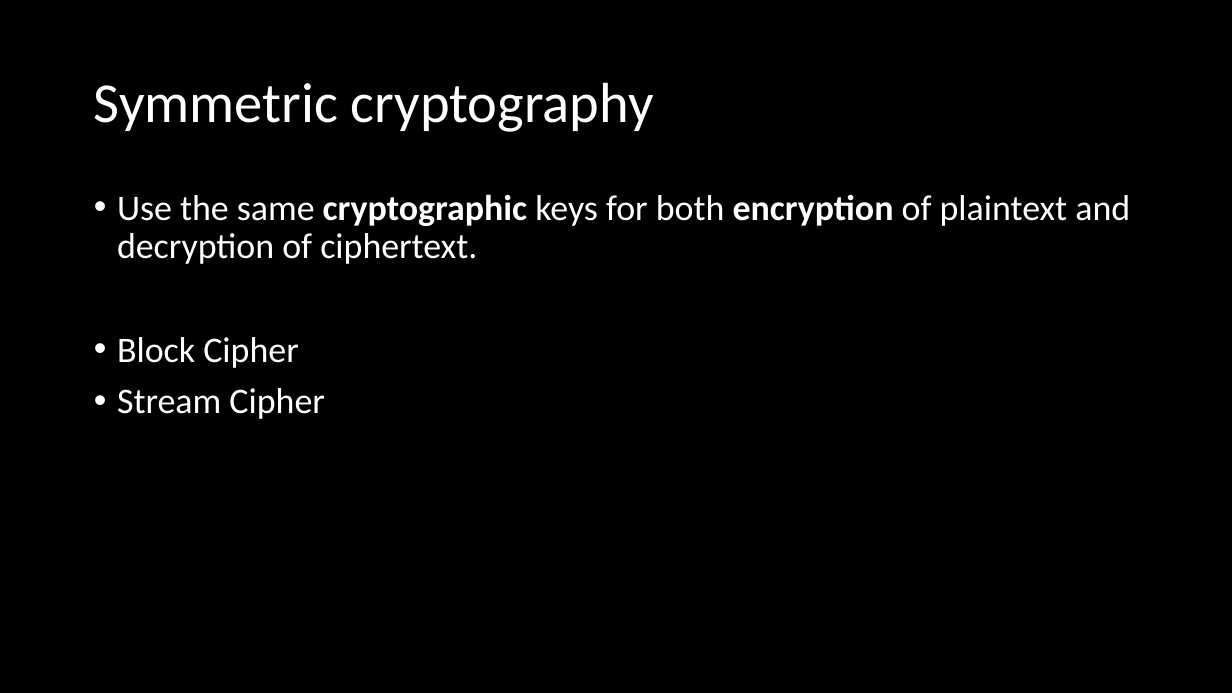
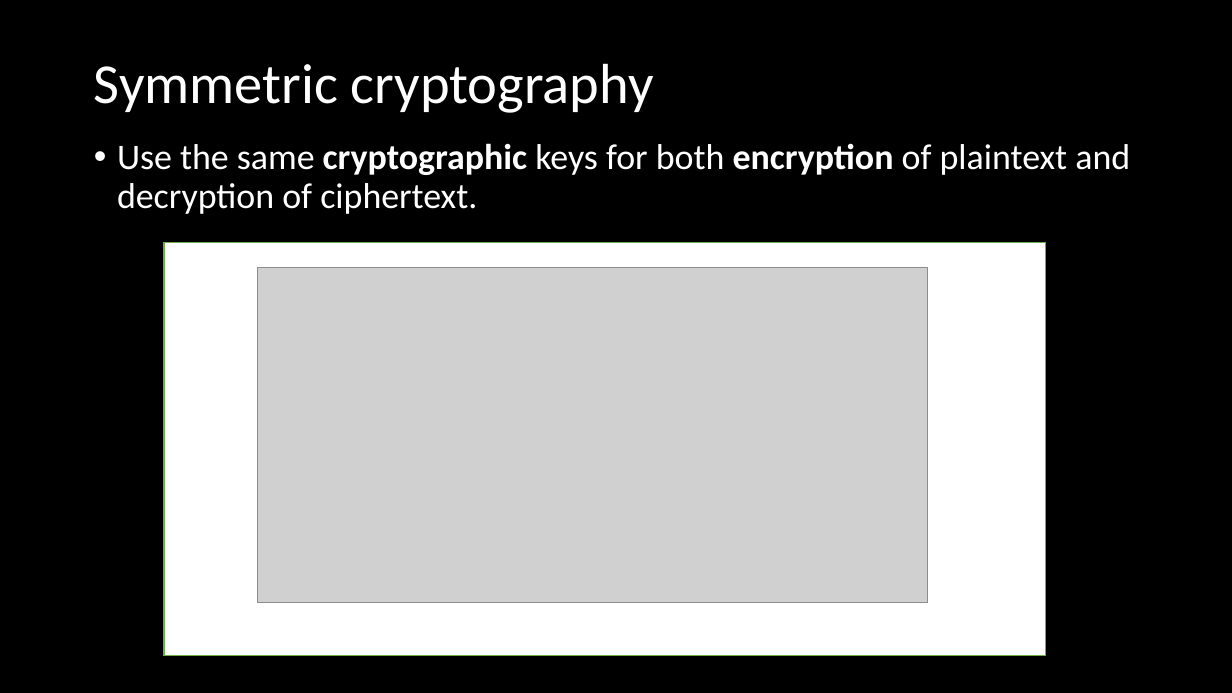
Before and after one commit to umisc/workshops, a slide deck: slide 8 of Workshop_6/workshop_6.pptx. Drawn at 1232x693 pixels with LibreOffice and Linux fonts; fonts in the diff are those of the drawing; grey boxes stand for pictures. Boxes give left, top, right and bottom in pixels: in the first picture for what was removed or moved away, otherwise in the second. Text is boxed around its words. In the diff, an @@ line names an element or a change of style, - is before the commit and + after.

```diff
--- a/Workshop_6/workshop_6.pptx
+++ b/Workshop_6/workshop_6.pptx
@@ title "Symmetric cryptography": place and size @@
-title "Symmetric cryptography" at [94,82,654,132]
+title "Symmetric cryptography" at [94,63,654,113]
@@ text "Use the same cryptographic keys ...": place and size @@
-text "Use the same cryptographic keys ..." at [117,194,1130,419]
+text "Use the same cryptographic keys ..." at [117,143,1130,214]
@@ rectangle added at [164,243,1045,656], fill #FFFFFF, outline #70AD47 1 pt @@
@@ picture added at [258,268,928,603] @@
@@ text at [117,337,324,419]: paragraphs removed @@
-• Block Cipher
-• Stream Cipher
```
Also in this commit, not shown: 2 other slides changed, 2 slides added, 3 slides removed.
